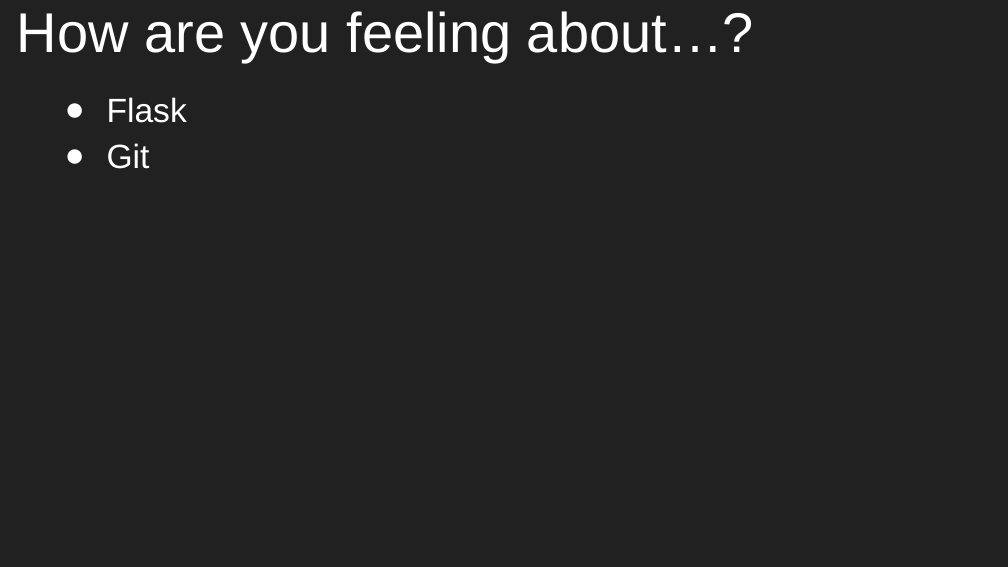
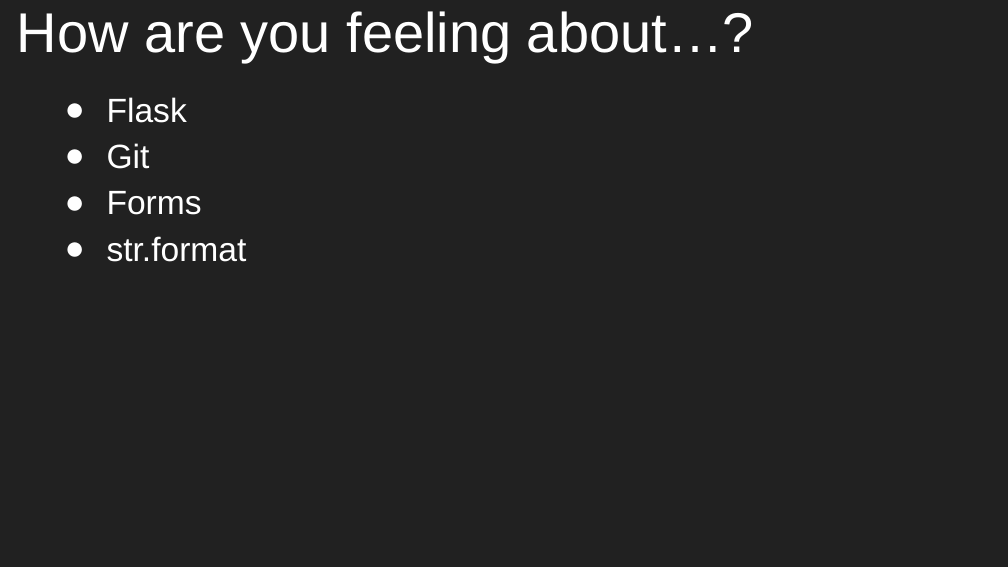
Before and after one commit to aleesham/lc101-unit2, a slide deck: slide 7 of slides/Unit 2 - LC 101 - Class 4.pptx (slide 2 before the commit). Drawn at 1008x567 pixels with LibreOffice and Linux fonts; fonts in the diff are those of the drawing. Boxes give left, top, right and bottom in pixels: in the first picture for what was removed or moved away, otherwise in the second. Text is boxed around its words. In the diff, an @@ line names an element or a change of style, - is before the commit and + after.

```diff
--- a/slides/Unit 2 - LC 101 - Class 4.pptx
+++ b/slides/Unit 2 - LC 101 - Class 4.pptx
@@ text at [107, 191, 247, 262]: paragraphs added @@
+● Forms
+● str.format
```
Also in this commit, not shown: 5 slides added, 1 other file.
